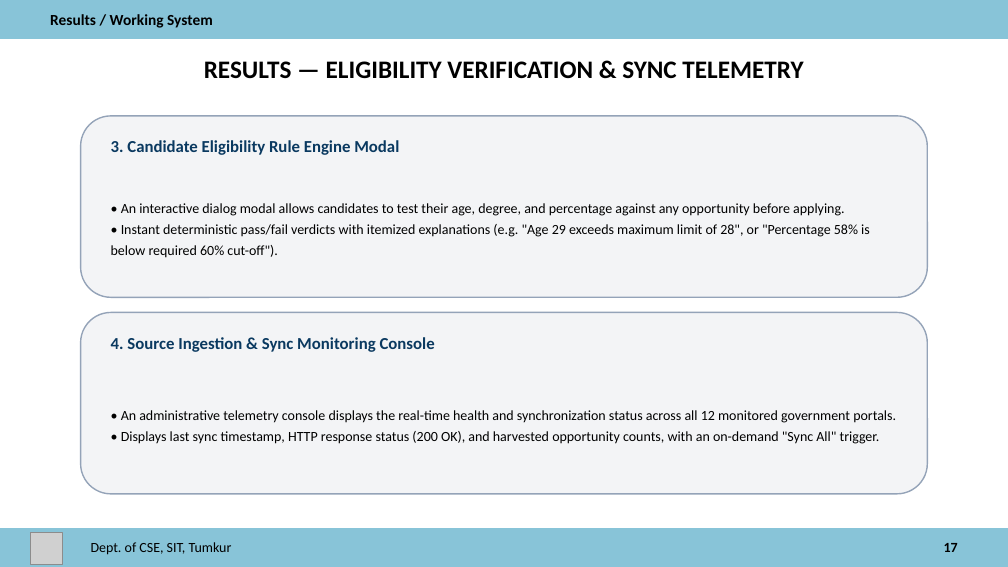
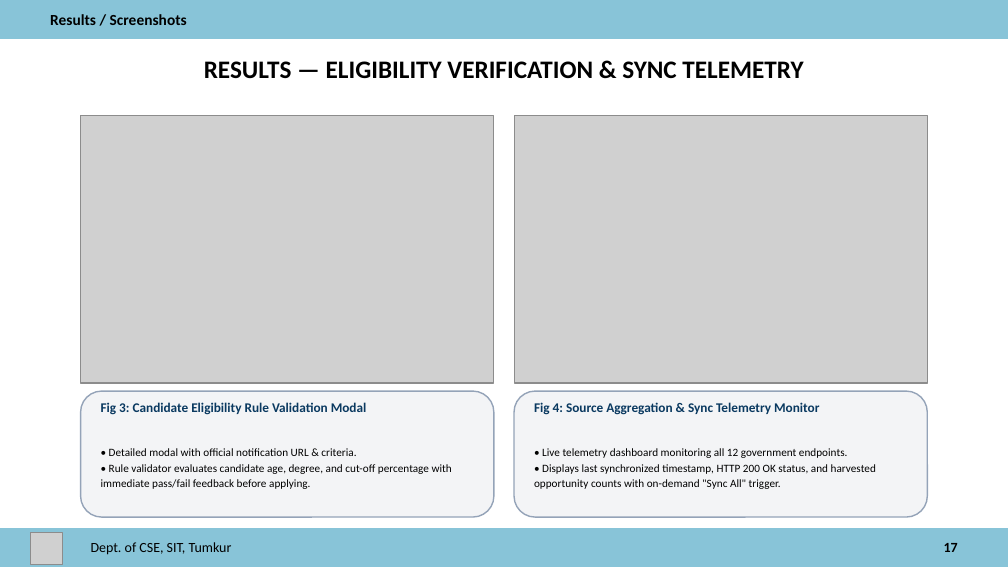
Before and after one commit to sana-nong/minipro, a slide deck: slide 17 of Centralized_Gov_Opportunity_Platform_Phase2_SIT_Template.pptx. Drawn at 1008x567 pixels with LibreOffice and Linux fonts; fonts in the diff are those of the drawing; grey boxes stand for pictures. Boxes give left, top, right and bottom in pixels: in the first picture for what was removed or moved away, otherwise in the second. Text is boxed around its words. In the diff, an @@ line names an element or a change of style, - is before the commit and + after.

Commit message:
Add Phase 2 evaluation PPT with embedded live screenshots and exact SIT template

```diff
--- a/Centralized_Gov_Opportunity_Platform_Phase2_SIT_Template.pptx
+++ b/Centralized_Gov_Opportunity_Platform_Phase2_SIT_Template.pptx
@@ text at box(50, 14, 187, 25): text changed @@
-Results / Working System
+Results / Screenshots
@@ rounded rectangle removed at box(81, 116, 927, 297) @@
@@ picture added at box(81, 116, 494, 383) @@
@@ picture added at box(514, 116, 927, 383) @@
@@ text removed at box(111, 203, 870, 258) @@
-• An interactive dialog modal allows candidates to test their age, degree, and percentage against any opportunity before applying.
-• Instant deterministic pass/fail verdicts with itemized explanations (e.g. "Age 29 exceeds maximum limit of 28", or "Percentage 58% is below required 60% cut-off").
@@ text removed at box(111, 337, 435, 352) @@
-4. Source Ingestion & Sync Monitoring Console
@@ rounded rectangle: place and size @@
-rounded rectangle at box(81, 312, 927, 494)
+rounded rectangle at box(81, 391, 494, 517)
@@ text at box(101, 402, 367, 415): text changed; size 12 to 9.5 pt @@
-3. Candidate Eligibility Rule Engine Modal
+Fig 3: Candidate Eligibility Rule Validation Modal
@@ rounded rectangle added at box(514, 391, 927, 517), fill #F3F4F6, outline #94A3B8 1 pt @@
@@ text added at box(534, 402, 819, 415), 9.5 pt, text #0A3960, bold @@
+Fig 4: Source Aggregation & Sync Telemetry Monitor
@@ text added at box(101, 448, 452, 489), 8 pt, text #000000 @@
+• Detailed modal with official notification URL & criteria.
+• Rule validator evaluates candidate age, degree, and cut-off percentage with immediate pass/fail feedback before applying.
@@ text at box(534, 448, 876, 489): text changed; size 10 to 8 pt @@
-• An administrative telemetry console displays the real-time health and synchronization status across all 12 monitored government portals.
-• Displays last sync timestamp, HTTP response status (200 OK), and harvested opportunity counts, with an on-demand "Sync All" trigger.
+• Live telemetry dashboard monitoring all 12 government endpoints.
+• Displays last synchronized timestamp, HTTP 200 OK status, and harvested opportunity counts with on-demand "Sync All" trigger.
```
Also in this commit, not shown: 1 other slide changed, 1 other file.
